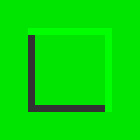
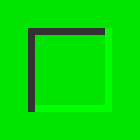
The second w=140, h=140 image is a revision of the first. Changes to its layers:
painted on "mino" over [28, 28, 105, 112]
